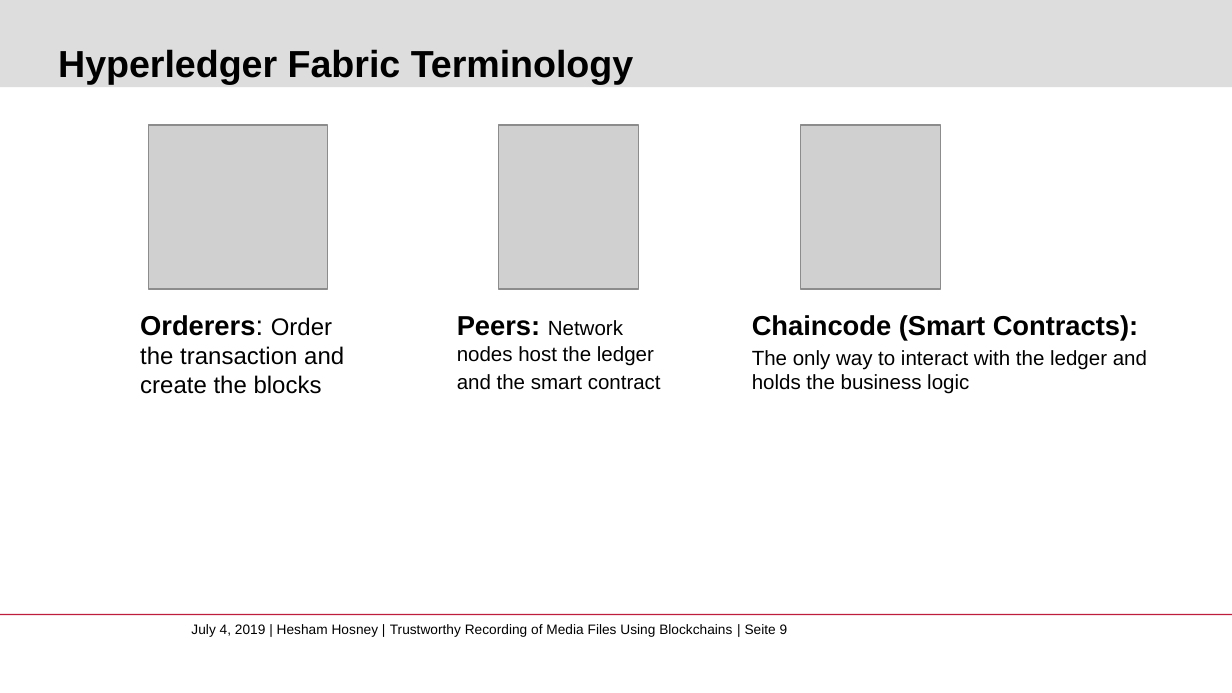
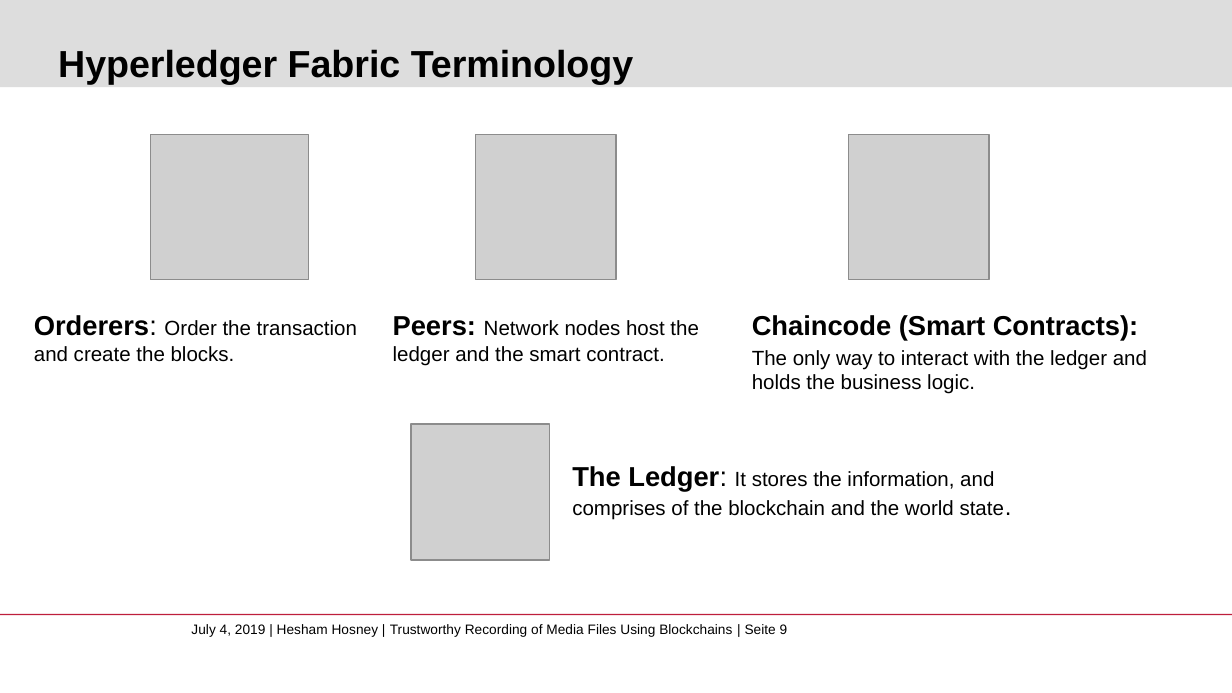
Before and after one commit to whosham/FakeNewsDetection, a slide deck: slide 9 of FakeNewsDetection.pptx. Drawn at 1232x693 pixels with LibreOffice and Linux fonts; fonts in the diff are those of the drawing; grey boxes stand for pictures; background and template pictures are left out. Boxes give left, top, right and bottom in pixels: in the first picture for what was removed or moved away, otherwise in the second. Text is boxed around its words. In the diff, an @@ line names an element or a change of style, - is before the commit and + after.

```diff
--- a/FakeNewsDetection.pptx
+++ b/FakeNewsDetection.pptx
@@ picture: place and size @@
-picture at (149,124,328,288)
+picture at (150,134,308,280)
@@ picture: place and size @@
-picture at (498,124,638,288)
+picture at (476,134,616,280)
@@ picture: place and size @@
-picture at (801,124,941,288)
+picture at (849,134,989,280)
@@ text at (34,315,357,362): text changed; size 14 to 12 pt @@
-Orderers: Order the transaction and create the blocks
+Orderers: Order the transaction and create the blocks.
@@ text at (393,316,699,365): text changed @@
-Peers: Network nodes host the ledger
-and the smart contract
+Peers: Network nodes host the ledger and the smart contract.
@@ text at (752,350,1147,394): text changed @@
-The only way to interact with the ledger and holds the business logic
+The only way to interact with the ledger and holds the business logic.
@@ picture added at (411,424,549,559) @@
@@ text added at (572,466,1004,520), 12 pt, text #000000 @@
+The Ledger: It stores the information, and comprises of the blockchain and the world state.
```
Also in this commit, not shown: 23 other slides changed, 14 slides added, 3 slides removed, 5 other files.
